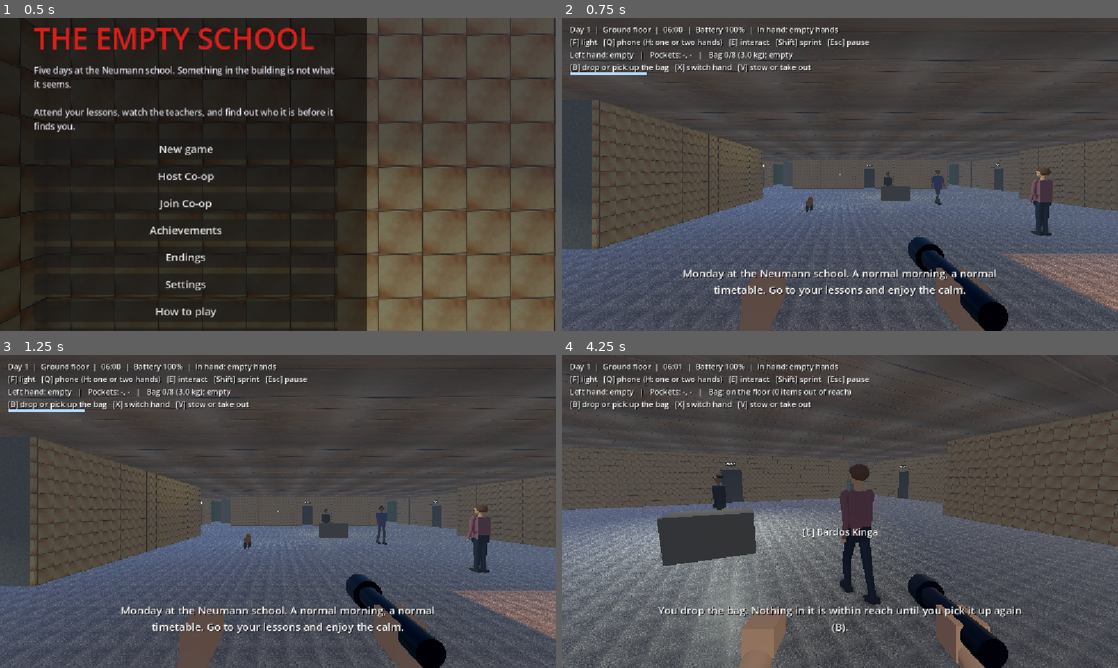
Above: before the commit, frames 1-4 (two rows, left to right).
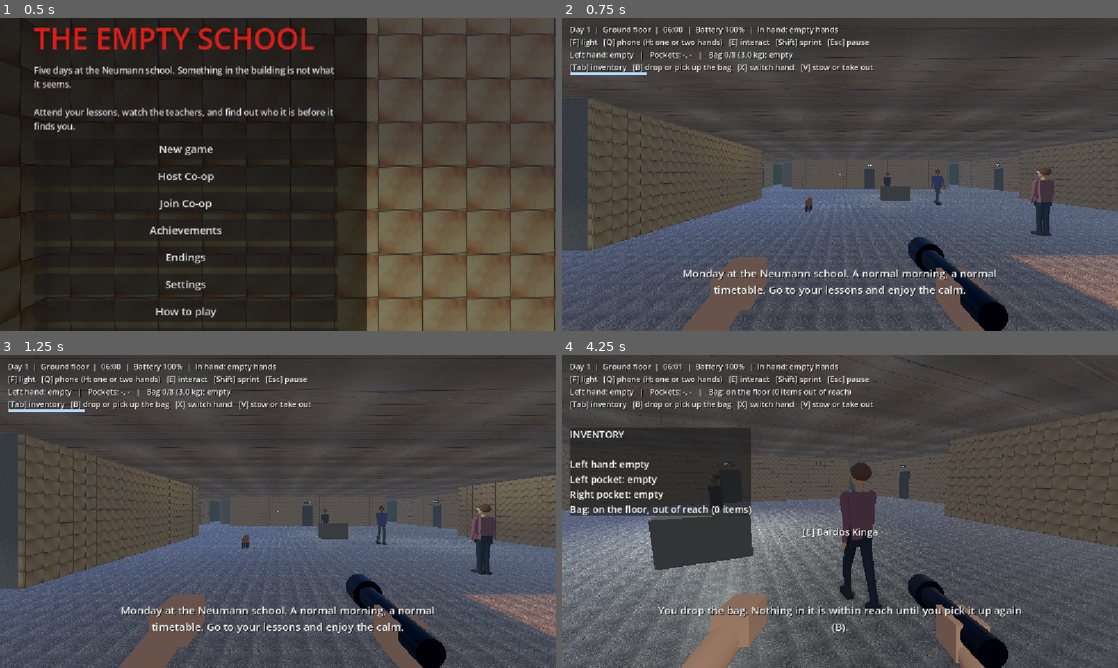
Above: after the commit, the same moments.

Repository: CsPS0/Neumann-Survival-Week
Game: Godot game, scene res://scenes/main.tscn
The game is run twice, just before and just after one commit, with the same random seed, the same clock (stepped at 60 frames per second) and the same inputs.
Inputs (mouse positions are in pixels of both pictures, inside the frame that each line leads up to):
- Up to frame 1 (0.5 s): no input
- Up to frame 2 (0.75 s): click "New game" at 0.5 s
- Up to frame 3 (1.25 s): no input
- Up to frame 4 (4.25 s): tap Enter at 1.25 s; move the mouse to (867, 511) at 1.27 s; hold B (bag) 1.28-2.03 s; hold W (move_forward) from 1.28 s (still down); tap F (flashlight) at 1.55, 2.1 s; move the mouse to (812, 511) at 2.02 s; tap E (interact) at 2.3 s; move the mouse to (851, 505) at 2.77 s; hold E (interact) 2.78-3.53 s; tap Q (phone) at 3.05, 3.6 s; move the mouse to (834, 517) at 3.52 s; tap Tab (phone_page) at 3.8 s

Frame 1 is identical in both runs. In frame 2, 7.0% of the frame differs, in the area x 0-100%, y 12-100%; in frame 3, 8.9%; in frame 4, 20%, in the area x 0-100%, y 0-100%.

Commit message:
Solid students, visible left arm and Tab inventory (HORROR-GAME)
Students now block the player through a small pool of capsule bodies that follow the nearest drawn students. The left hand is raised into view and lit more. Tab shows the inventory list when the phone is down.

Diff:
--- a/HORROR-GAME/scenes/player.tscn
+++ b/HORROR-GAME/scenes/player.tscn
@@ -10,7 +10,7 @@
 
 [node name="Player" type="CharacterBody3D"]
 collision_layer = 2
-collision_mask = 41
+collision_mask = 169
 script = ExtResource("1_player")
 
 [node name="CollisionShape3D" type="CollisionShape3D" parent="."]
--- a/HORROR-GAME/scripts/crowd.gd
+++ b/HORROR-GAME/scripts/crowd.gd
@@ -1,5 +1,6 @@
 extends Node3D
-## Student crowd: ONE MultiMeshInstance3D pair (bodies and heads), no per-student node, no collision, no navigation.
+## Student crowd: ONE MultiMeshInstance3D pair (bodies and heads), no per-student node, no navigation.
+## Collision: a small pool of capsule bodies follows the students closest to the player, so nobody can be walked through.
 ## In a lesson the classes near the player sit in their classrooms; in a break they walk the corridors (corridor flow, culling and panic).
 ## Polls the campaign clock twice a second. Hunt days, after hours and the far side of the school show nobody.
 
@@ -18,6 +19,13 @@
 const TABLE_CLEAR := 0.9     ## ... or of a clue table.
 const FLOW_SPEED := Vector2(1.1, 1.8)
 const PANIC_RADIUS := 25.0
+const FLOW_CLEAR := 0.5      ## A walker closer than this to the camera is not drawn (the collision keeps students further out).
+const COLLIDE_LAYER := 128   ## Layer 8: only the player's mask contains it, so rays, the entity and the navmesh ignore it.
+const COLLIDE_POOL := 8      ## Capsule bodies shared by all students; the closest ones to the player get one.
+const COLLIDE_RANGE := 2.5   ## Metres: only students this close (horizontally) need a body.
+const COLLIDE_RADIUS := 0.28
+const COLLIDE_HEIGHT := 1.5
+const PARKED := Vector3(0.0, -1000.0, 0.0)
 
 var player: Node3D
 var entity: Node3D
@@ -43,6 +51,7 @@
 var _panicked := 0
 var _screamed := false
 var _scream := AudioStreamPlayer3D.new()
+var _bodies: Array[StaticBody3D] = []
 
 
 func _ready() -> void:
@@ -60,8 +69,40 @@
 	_body_mm.visible_instance_count = 0
 	_scream.max_distance = 40.0
 	add_child(_scream)
-
-
+	var capsule := CapsuleShape3D.new()
+	capsule.radius = COLLIDE_RADIUS
+	capsule.height = COLLIDE_HEIGHT
+	for i in COLLIDE_POOL:
+		var body := StaticBody3D.new()
+		body.collision_layer = COLLIDE_LAYER
+		body.collision_mask = 0
+		var shape := CollisionShape3D.new()
+		shape.shape = capsule
+		body.add_child(shape)
+		add_child(body)
+		body.global_position = PARKED
+		_bodies.append(body)
+
+
+## Gives the students nearest to the player a capsule body, parks the rest. Only the drawn students count.
+func _physics_process(_delta: float) -> void:
+	var here := player.global_position if player != null else PARKED
+	var near: Array[Dictionary] = []
+	if player != null and not hidden:
+		for slot: Dictionary in _drawn:
+			var pos: Vector3 = slot["pos"]
+			var flat := Vector2(pos.x - here.x, pos.z - here.z).length()
+			if flat <= COLLIDE_RANGE and absf(pos.y - here.y) < FLOOR_HEIGHT * 0.5:
+				near.append({"pos": pos, "flat": flat})
+		if near.size() > COLLIDE_POOL:
+			near.sort_custom(func(a: Dictionary, b: Dictionary) -> bool: return a["flat"] < b["flat"])
+	for i in COLLIDE_POOL:
+		if i < near.size():
+			var pos: Vector3 = near[i]["pos"]
+			var floor_y := roundf(pos.y / FLOOR_HEIGHT) * FLOOR_HEIGHT   # Seat positions are chair height; the body stands on the floor.
+			_bodies[i].global_position = Vector3(pos.x, floor_y + COLLIDE_HEIGHT * 0.5, pos.z)
+		else:
+			_bodies[i].global_position = PARKED
 
 
 func _process(delta: float) -> void:
@@ -249,7 +290,7 @@
 		var pos: Vector3 = slot["pos"]
 		if slot["kind"] == "flow":
 			var gap := pos.distance_to(here)
-			if gap > NEAR * 1.3 or gap < PLAYER_CLEAR:   # too far, or about to walk through the camera
+			if gap > NEAR * 1.3 or gap < FLOW_CLEAR:   # too far, or inside the camera
 				continue
 		if panic and pos.distance_to(entity.global_position) < PANIC_RADIUS:
 			_panicked += 1
--- a/HORROR-GAME/scripts/inventory.gd
+++ b/HORROR-GAME/scripts/inventory.gd
@@ -158,6 +158,23 @@
 	return "   |   ".join(parts)
 
 
+## Every place on its own line, for the inventory panel (Tab).
+func detail() -> String:
+	var hand := hand_item()
+	var lines: Array[String] = ["INVENTORY", "",
+			"%s hand: %s" % ["Left" if left_handed else "Right", label_of(hand) if hand != "" else "empty"]]
+	for place: int in [Place.POCKET_LEFT, Place.POCKET_RIGHT]:
+		var side := "Left" if place == Place.POCKET_LEFT else "Right"
+		lines.append("%s pocket: %s" % [side, label_of(slots[place][0]) if not slots[place].is_empty() else "empty"])
+	if bag_worn:
+		lines.append("Bag (%d/%d, %.1f kg):" % [slots[Place.BAG].size(), BAG_SLOTS, bag_weight()])
+	else:
+		lines.append("Bag: on the floor, out of reach (%d items)" % slots[Place.BAG].size())
+	for id: String in slots[Place.BAG]:
+		lines.append("   %s" % label_of(id))
+	return "\n".join(lines)
+
+
 func _put(place: int, id: String, display_name: String) -> int:
 	slots[place].append(id)
 	names[id] = display_name
--- a/HORROR-GAME/scripts/main.gd
+++ b/HORROR-GAME/scripts/main.gd
@@ -131,6 +131,8 @@
 
 var _hud_layer := CanvasLayer.new()
 var _hud := Label.new()
+var _inventory_panel := PanelContainer.new()   ## Tab: hand, pockets and bag, one per line.
+var _inventory_label := Label.new()
 var _stamina_bg := ColorRect.new()
 var _stamina_bar: ColorRect
 var _stamina_tween: Tween
@@ -403,6 +405,7 @@
 	player.prompt_changed.connect(func(text: String) -> void: _prompt_label.text = text)
 	player.item_added.connect(func(_id: String) -> void: _update_hud())
 	player.inventory_changed.connect(_update_hud)
+	player.inventory_panel_toggled.connect(_show_inventory_panel)
 	player.phone_mode_changed.connect(func(_two: bool) -> void: _update_hud())
 	daynight.dusk_started.connect(_on_dusk)
 	daynight.night_fell.connect(_on_night)
@@ -1907,6 +1910,13 @@
 	_hud.add_theme_color_override("font_shadow_color", Color.BLACK)
 	layer.add_child(_hud)
 
+	_inventory_panel.position = Vector2(16.0, 150.0)
+	_inventory_panel.mouse_filter = Control.MOUSE_FILTER_IGNORE
+	_inventory_label.add_theme_font_size_override("font_size", 20)
+	_inventory_panel.add_child(_inventory_label)
+	_inventory_panel.visible = false
+	layer.add_child(_inventory_panel)
+
 	_stamina_bg.position = Vector2(16.0, 112.0)
 	_stamina_bg.size = Vector2(160.0, 6.0)
 	_stamina_bg.color = Color(0.0, 0.0, 0.0, 0.5)
@@ -1949,14 +1959,21 @@
 	_update_hud()
 
 
+func _show_inventory_panel(open: bool) -> void:
+	_inventory_panel.visible = open
+	_update_hud()
+
+
 func _update_hud() -> void:
+	if _inventory_panel.visible:
+		_inventory_label.text = player.items.detail()
 	var held := "empty hands"
 	if player.phone.raised:
 		held = "phone (two hands)" if player.phone_two_hands else "phone (one hand)"
 	elif player.flashlight.visible:
 		held = "flashlight"
 	# Tasks, the timetable and the objective live on the phone (Q, Tab): the HUD keeps what is needed to survive.
-	_hud.text = "Day %d  |  %s  |  %s  |  Battery %d%%  |  In hand: %s\n[F] light   [Q] phone (H: one or two hands)   [E] interact   [Shift] sprint%s   [Esc] pause\n%s\n[B] drop or pick up the bag   [X] switch hand   [V] stow or take out" % [
+	_hud.text = "Day %d  |  %s  |  %s  |  Battery %d%%  |  In hand: %s\n[F] light   [Q] phone (H: one or two hands)   [E] interact   [Shift] sprint%s   [Esc] pause\n%s\n[Tab] inventory   [B] drop or pick up the bag   [X] switch hand   [V] stow or take out" % [
 		campaign.day, FLOOR_NAMES[_floor_index], daynight.time_text(), roundi(_battery * 100.0), held,
 		"   [G] name the entity" if campaign.day > campaign.LAST_SCHOOL_DAY else "", player.items.summary()]
 
--- a/HORROR-GAME/scripts/player.gd
+++ b/HORROR-GAME/scripts/player.gd
@@ -1,7 +1,7 @@
 class_name Player
 extends CharacterBody3D
 ## First-person controller: WASD + sprint, mouse-look, head bob with footsteps, battery-limited
-## flashlight (F), phone (Q, H for one or two hands), bag (B), active hand (X), stow or take (V), RayCast interaction (E).
+## flashlight (F), phone (Q, H for one or two hands), inventory (Tab), bag (B), active hand (X), stow or take (V), RayCast interaction (E).
 
 const SoundBank := preload("res://scripts/sound_bank.gd")
 const InventoryScript := preload("res://scripts/inventory.gd")
@@ -13,6 +13,7 @@
 signal item_added(item_id: String)
 signal inventory_changed                ## Anything moved between the hand, the pockets and the bag, or the bag was dropped.
 signal phone_mode_changed(two_hands: bool)
+signal inventory_panel_toggled(open: bool)   ## Tab with the phone down shows or hides the inventory list.
 signal prompt_changed(text: String)     ## What E would do on the object under the crosshair ("" = nothing).
 signal stamina_changed(fraction: float)
 signal exhausted_changed(is_exhausted: bool)
@@ -88,6 +89,7 @@
 var invert_y := false
 var items := InventoryScript.new()   ## Hand, pockets and bag. Use has_item / give_item / remove_item from other scripts.
 var phone_two_hands := false        ## False: phone in the active hand, torch in the other. True: both hands, no torch.
+var inventory_open := false         ## Tab: the inventory list is on screen (closed again when the phone goes up).
 var is_downed := false
 var is_hiding := false
 var is_holding_breath := false
@@ -173,8 +175,12 @@
 		swap_active_hand()
 	elif event.is_action_pressed(&"stow"):
 		stow_or_take()
-	elif event.is_action_pressed(&"phone_page") and phone.raised:
-		phone.toggle_page()
+	elif event.is_action_pressed(&"phone_page"):
+		if phone.raised:
+			phone.toggle_page()
+		else:
+			inventory_open = not inventory_open
+			inventory_panel_toggled.emit(inventory_open)
 	elif event.is_action_pressed(&"phone_floor_prev") and phone.raised:
 		phone.change_floor(-1)
 	elif event.is_action_pressed(&"phone_floor_next") and phone.raised:
@@ -432,6 +438,12 @@
 	phone.set_left_handed(items.left_handed)
 
 
+func _close_inventory() -> void:
+	if inventory_open:
+		inventory_open = false
+		inventory_panel_toggled.emit(false)
+
+
 ## Resets the player after being caught (inventory is kept).
 func revive() -> void:
 	controls_enabled = true
@@ -454,6 +466,7 @@
 	if not controls_enabled:
 		return
 	controls_enabled = false
+	_close_inventory()
 	_look_target = source
 	_lower_phone()
 	set_flashlight(false)
@@ -461,6 +474,7 @@
 
 
 func _raise_phone() -> void:
+	_close_inventory()
 	# The phone needs the active hand: whatever is held goes into a pocket or the bag first.
 	if items.hand_item() != "" and not items.stow_hand():
 		inspected.emit("Your hand is full and there is no room to stow it. Free a pocket first.")
--- a/HORROR-GAME/scripts/torch_viewmodel.gd
+++ b/HORROR-GAME/scripts/torch_viewmodel.gd
@@ -14,7 +14,7 @@
 	metal.roughness = 0.4
 	var skin := _material(SKIN)
 	skin.emission_enabled = true  # Faint self-light so the hands read in the dark.
-	skin.emission = SKIN * 0.12
+	skin.emission = SKIN * 0.3
 	_lens = _material(Color(1.0, 0.95, 0.8))
 	_lens.emission_enabled = true
 	_lens.emission = Color(1.0, 0.95, 0.75)
@@ -28,10 +28,14 @@
 	_box(Vector3(0.0, -0.02, 0.04), Vector3(0.075, 0.085, 0.1), skin)
 	_cylinder(Vector3(0.0, -0.115, 0.3), 0.035, 0.45, skin, Vector3(-72.0, 0.0, 0.0))
 
-	# Left hand, relaxed.
+	# Left hand, relaxed: raised into the lower left of the view, forearm angled back and down to the left corner.
+	# Torch space: the hand sits 0.54 m left of the torch (0.24 m left of the camera axis), about 0.5 m ahead of the camera.
 	add_child(left_hand)
-	_box(Vector3(-0.5, -0.04, 0.0), Vector3(0.08, 0.07, 0.11), skin, left_hand)
-	_cylinder(Vector3(-0.5, -0.15, 0.27), 0.035, 0.45, skin, Vector3(-72.0, 0.0, 0.0), left_hand)
+	var hand_at := Vector3(-0.54, 0.02, 0.05)
+	var back := Vector3(-0.3, -0.5, 0.8).normalized()   # Hand towards the elbow.
+	_box(hand_at, Vector3(0.085, 0.07, 0.11), skin, left_hand)
+	var forearm_rot := Basis(Quaternion(Vector3.UP, back)).get_euler() * (180.0 / PI)
+	_cylinder(hand_at + back * 0.24, 0.037, 0.45, skin, forearm_rot, left_hand)
 
 
 ## Lights up the lens to match the flashlight state.
Not shown, changed: HORROR-GAME/README.md
